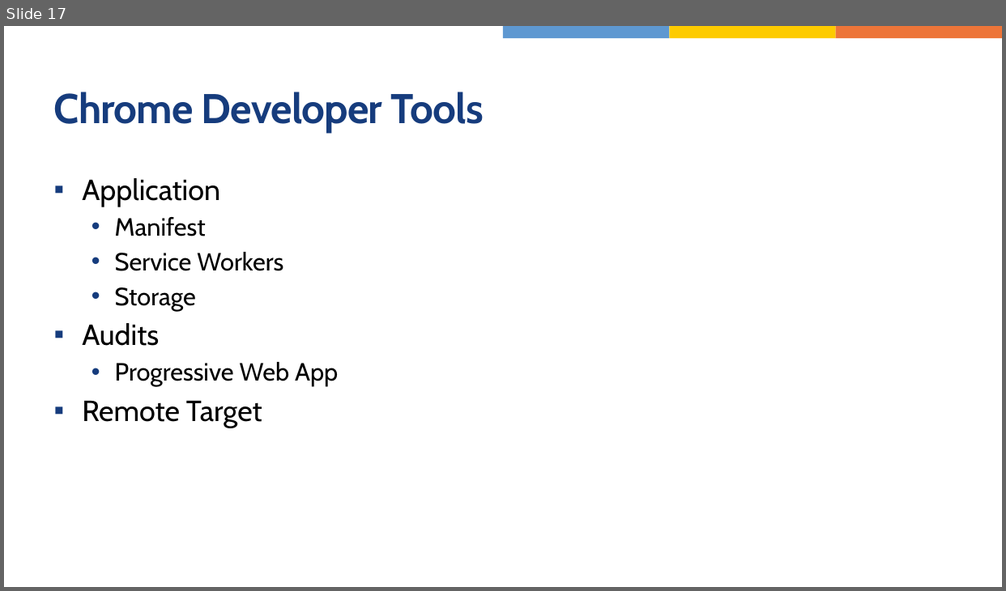
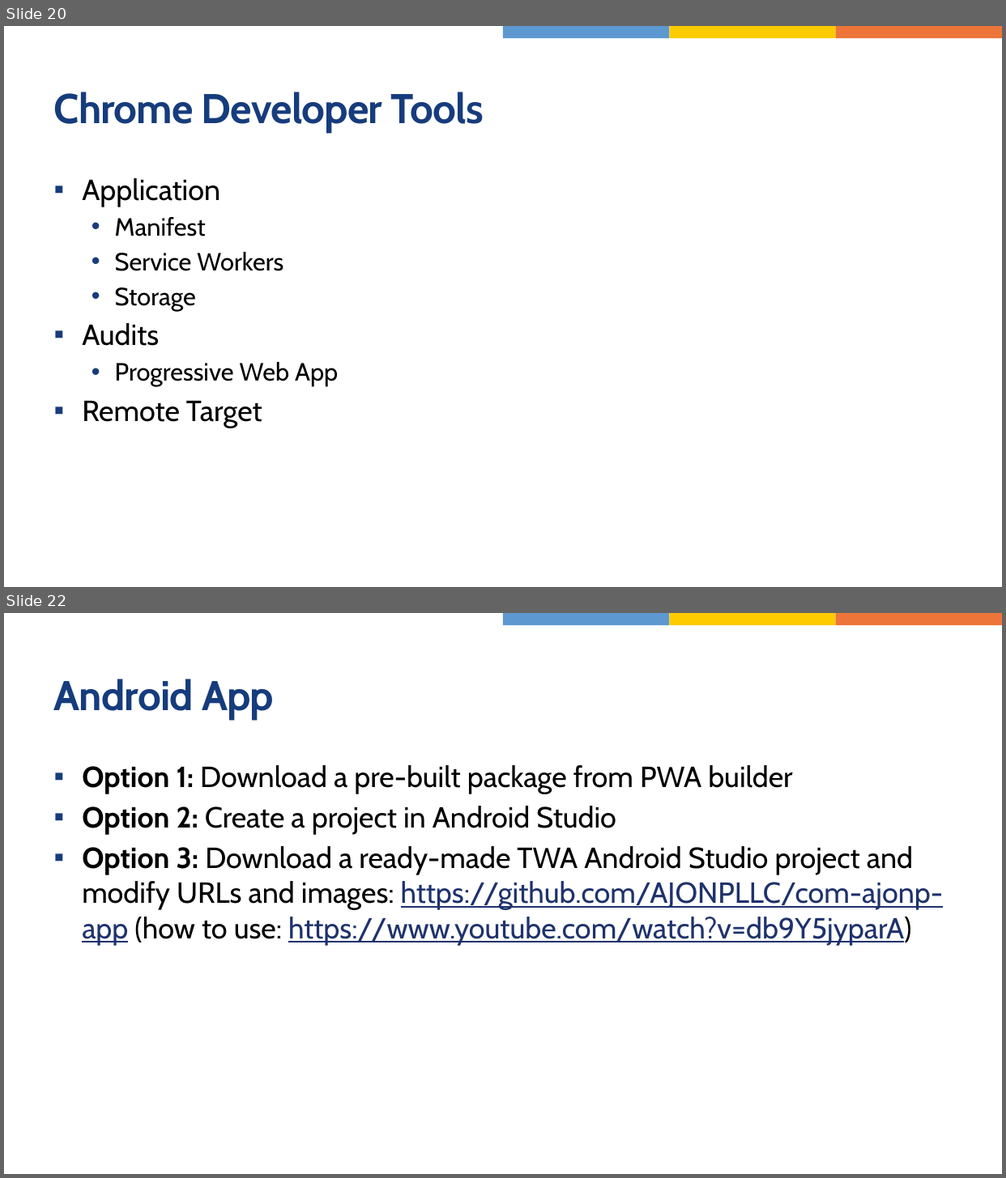
Before and after one commit to jasho/wug-blazor-pwa, a slide deck: WUG-Blazor-PWA.pptx. Shown one above the other, each under a label of ours: slide 17 before the commit, slides 20 and 22 after it; the slides between them are not shown. The pictures are 1006x591 and 1006x1178 pixels, drawn with LibreOffice and Linux fonts; fonts in the diff are those of the drawing. Boxes give left, top, right and bottom in pixels: in the first picture for what was removed or moved away, otherwise in the second. Text is boxed around its words. In the diff, an @@ line names an element or a change of style, - is before the commit and + after.

Commit message:
Modified service worker to work without workbox. Added offline fallback document and image. Updated presentation.

```diff
--- a/WUG-Blazor-PWA.pptx
+++ b/WUG-Blazor-PWA.pptx
@@ slide 22 added at <box>4,613,1002,1174</box>, background #FFFFFF; not listed: 3 template elements that a slide beside it also shows @@
@@ title added at <box>54,679,274,719</box>, 40 pt, text #163C7D, bold @@
+Android App
@@ text added at <box>82,765,943,945</box>, 28 pt, text #000000 @@
+▪ Option 1: Download a pre-built package from PWA builder
+▪ Option 2: Create a project in Android Studio
+▪ Option 3: Download a ready-made TWA Android Studio project and modify URLs and images: https://github.com/AJONPLLC/com-ajonp-app (how to use: https://www.youtube.com/watch?v=db9Y5jyparA)
@@ what was slide 17 is now slide 20 @@
```
Also in this commit, not shown: 3 slides changed, 11 other slides added, 2 slides removed, 4 other files.
